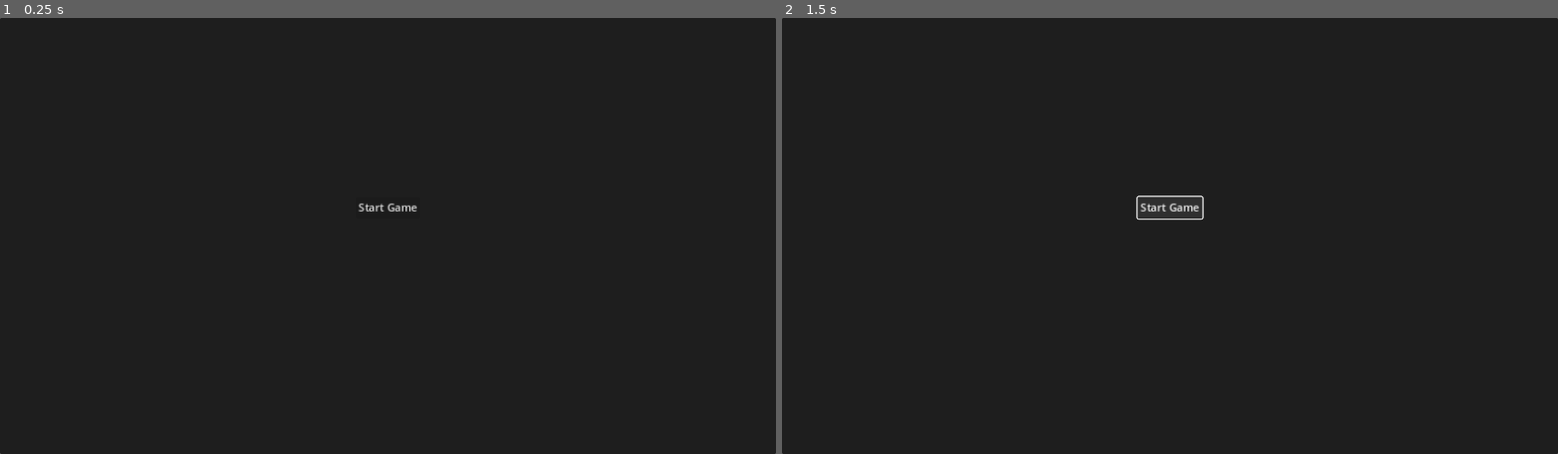
Above: before the commit, frames 1-2 (left to right).
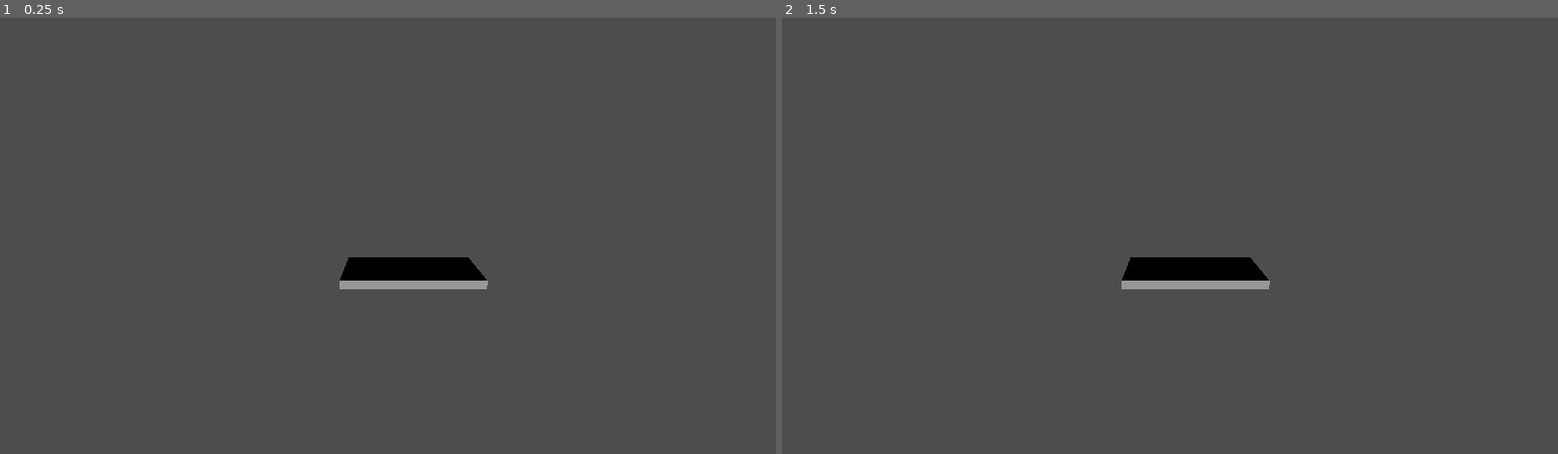
Above: after the commit, the same moments.

Repository: abody2k/field-combat-3D
Game: Godot game, scene res://testing.tscn
Same seed, same stepped clock (60 frames per second), same inputs: the game is played once before the commit and once after it. Before the commit the project starts from res://scenes/start.tscn.
Inputs (mouse positions are in pixels of both pictures, inside the frame that each line leads up to):
- Up to frame 1 (0.25 s): no input
- Up to frame 2 (1.5 s): click (1170, 205) at 0.5 s, where only the run before the commit has a clickable "Start Game"; click (1170, 205) at 1.25 s, where only the run before the commit has a clickable "Start Game"

The runs differ from the first frame. In frame 1, 100% of the frame differs, in the area x 0-100%, y 0-100%; in frame 2, 100%.

Commit message:
added tank rotation and tested it

Diff:
--- a/project.godot
+++ b/project.godot
@@ -11,7 +11,7 @@
 [application]
 
 config/name="Field combat 3D"
-run/main_scene="res://scenes/start.tscn"
+run/main_scene="res://testing.tscn"
 config/features=PackedStringArray("4.1", "GL Compatibility")
 config/icon="res://icon.svg"
 
--- a/scenes/tank.gd
+++ b/scenes/tank.gd
@@ -1,10 +1,26 @@
 extends "res://scripts/AI.gd"
 
 
-const SPEED = 5.0
+const SPEED = 30
+##the tank movement is different because it needs to go in a circular path if it wants to rotate
+@export var v : Vector3
+var firstDeg
+
+func _ready():
+	pass
+#	target = get_parent_node_3d().get_node("target")
+#	firstDeg= basis.z
+#	basis = Basis(Vector3.UP,deg_to_rad(190))
 
 
 
+func move(delta : float =0):
+	basis = Basis(Vector3.UP,(lerp(0.0,position.angle_to(target.position),delta)))
 
+	pass
+
+@export var anglee : float
 func _physics_process(delta):
+
+#	$MeshInstance3D.basis = Basis(Vector3.UP,deg_to_rad(anglee))
 	pass
--- a/scenes/tank.tscn
+++ b/scenes/tank.tscn
@@ -9,6 +9,8 @@
 
 [node name="tank" type="CharacterBody3D"]
 script = ExtResource("1_55653")
+v = Vector3(30, 30, 30)
+anglee = 184.0
 
 [node name="MeshInstance3D" type="MeshInstance3D" parent="."]
 transform = Transform3D(2.44554, 0, 0, 0, 0.143507, 0, 0, 0, 1.20103, 0, 0, 0)
@@ -16,3 +18,6 @@
 
 [node name="CollisionShape3D" type="CollisionShape3D" parent="."]
 shape = SubResource("BoxShape3D_uuwtx")
+
+[node name="Node3D" type="Node3D" parent="."]
+transform = Transform3D(1, 0, 0, 0, 1, 0, 0, 0, 1, 13.2819, 0, -5.33801)
--- a/scripts/AI.gd
+++ b/scripts/AI.gd
@@ -55,11 +55,48 @@
 
 
 
+#applies the movement to the unit, a movement for a unit is far different from a tank and so on
+func move(delta : float =0):
+	pass
+
 ## this function is used when the AI is searching for an enemy
+#checks if there is a player or not,if there is and in range it attacks if not it moves
+#towards it and if there is no player it looks for the final point to go to
 func onSearching():
 
 
-	pass
+#	print("Searching")
+	if is_instance_valid(target) :
+
+#		print("I'm",name," and my enemy is",target.name)
+		if target.position.distance_to(position) <= shootingRange:
+
+			$shootingTimer.start()
+			state=SHOOTING
+		else :
+			if path.size()<1 :
+				return
+#			if target.name=="j":
+			#print("please note that im the bot",( Vector3(path[0].x* get_parent().gridRectSize.x,0,path[0].y* get_parent().gridRectSize.y)-position).normalized())
+			move()
+			#print(Vector2(position.x,position.z).distance_squared_to( path[0]))
+			if Vector2(position.x,position.z).distance_squared_to( path[0])<1:
+				path.remove_at(0)
+		pass
+#	print("searching")
+	else :
+#		print("ENrolled here")
+
+		if name.find("En")>=0:
+#			print("I tired doing it as a bot")
+			var obj=get_parent().get_node("j")
+
+			ObjectEnteredDetectionRange(obj)
+#			print(path)
+		else:
+			var obj=get_parent().get_node("Enj")
+
+			ObjectEnteredDetectionRange(obj)
 
 ## this function is used to stop the AI and start shooting
 func onShooting():
--- a/scripts/Solider.gd
+++ b/scripts/Solider.gd
@@ -6,6 +6,11 @@
 
 	print(state)
 
+func move(delta : float =0):
+		velocity =( Vector3(path[0].x* get_parent().gridRectSize.x,0,path[0].y* get_parent().gridRectSize.y)-position).normalized() * speed
+		move_and_slide()
+#checks if there is a player or not,if there is and in range it attacks if not it moves
+#towards it and if there is no player it looks for the final point to go to
 func onSearching():
 
 
--- /dev/null
+++ b/testing.tscn
@@ -0,0 +1,16 @@
+[gd_scene load_steps=2 format=3 uid="uid://bys1lejdoq5rq"]
+
+[ext_resource type="PackedScene" uid="uid://cvirbn208av86" path="res://scenes/tank.tscn" id="1_rhwly"]
+
+[node name="Node3D" type="Node3D"]
+
+[node name="tank" parent="." instance=ExtResource("1_rhwly")]
+transform = Transform3D(1, 0, 0, 0, 1, 0, 0, 0, 1, -4.31061, 0, 0.918993)
+
+[node name="target" type="Node3D" parent="."]
+transform = Transform3D(1, 0, 0, 0, 1, 0, 0, 0, 1, 24, 0, 0)
+
+[node name="DirectionalLight3D" type="DirectionalLight3D" parent="."]
+
+[node name="Camera3D" type="Camera3D" parent="."]
+transform = Transform3D(1, 0, 0, 0, 0.965926, 0.258819, 0, -0.258819, 0.965926, -4.731, 2, 5.849)
Not shown, added: export_presets.cfg
